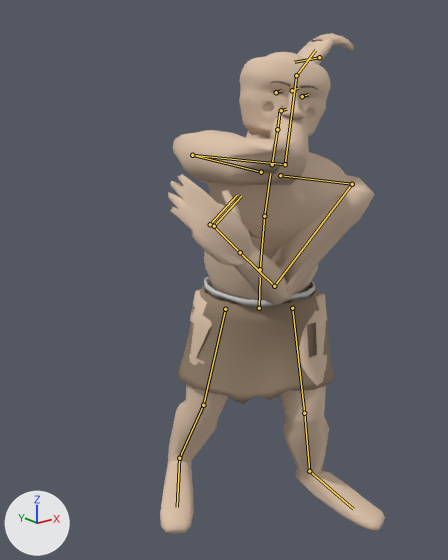
The glTF model assets/troll.glb as it was, and as the next commit left it.
One viewpoint serves both versions: a 50 mm lens placed at (-1.467, -1.6, 1.603), pointed at (-0.182, 0.005, 0.96). The lights are fixed; the arrows at lower left show +X, +Y and +Z. The older version comes first. Both versions are drawn at frame 6 of the action 'attack'; the numbers are the values there. The bones that change, and the others that lie on the model, are drawn over the model as lines.

Names of what the first picture shows: 'arch_troll', 'face_troll'.
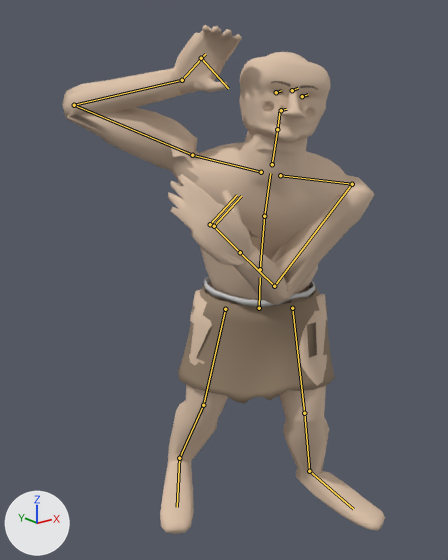
What the commit changed:
Bone 'upperarm.R' (bone_upperarm_r) turns from (-150, 0, 42) to (-65, 100, 20) degrees about its own x, y and z.
Bone 'forearm.R' (bone_forearm_r) turns from (-105, 0, 0) to (-130, 0, 0) degrees about its own x, y and z.

Changed parts and their boxes [x1, y1, x2, y2] in the pictures (448 x 560 px):
'arch_troll', posed (43% wider)
    before: [160, 33, 385, 534]
    after: [62, 25, 385, 534]
bone 'upperarm.R', root to tip
    before: (192, 155) to (285, 164)
    after: (192, 155) to (74, 105)
bone 'forearm.R', root to tip
    before: (285, 164) to (296, 75)
    after: (74, 105) to (182, 80)
